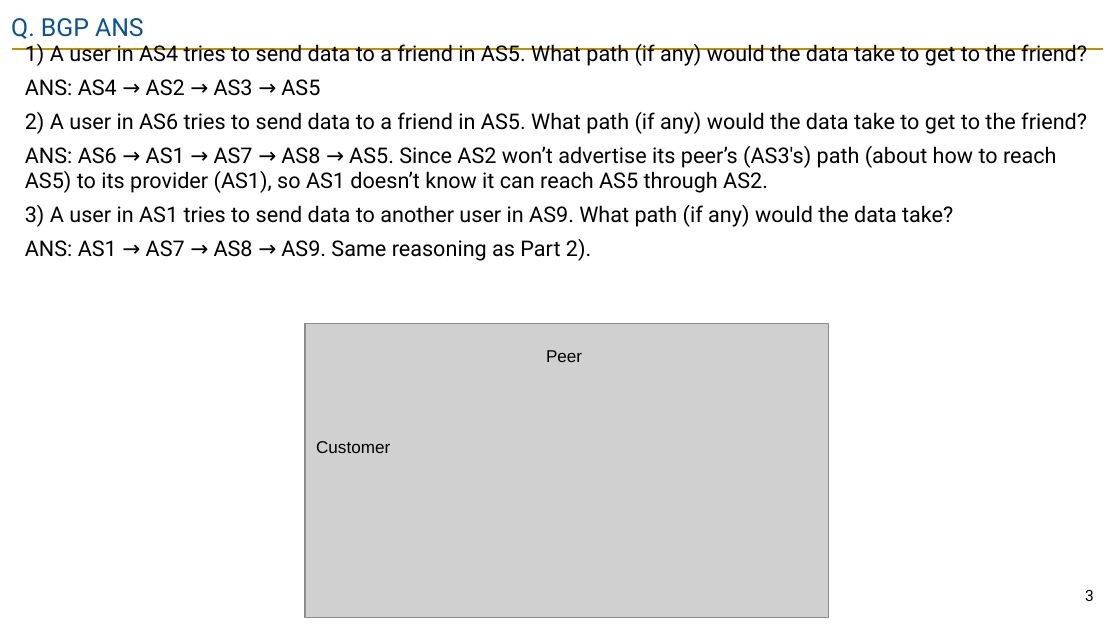
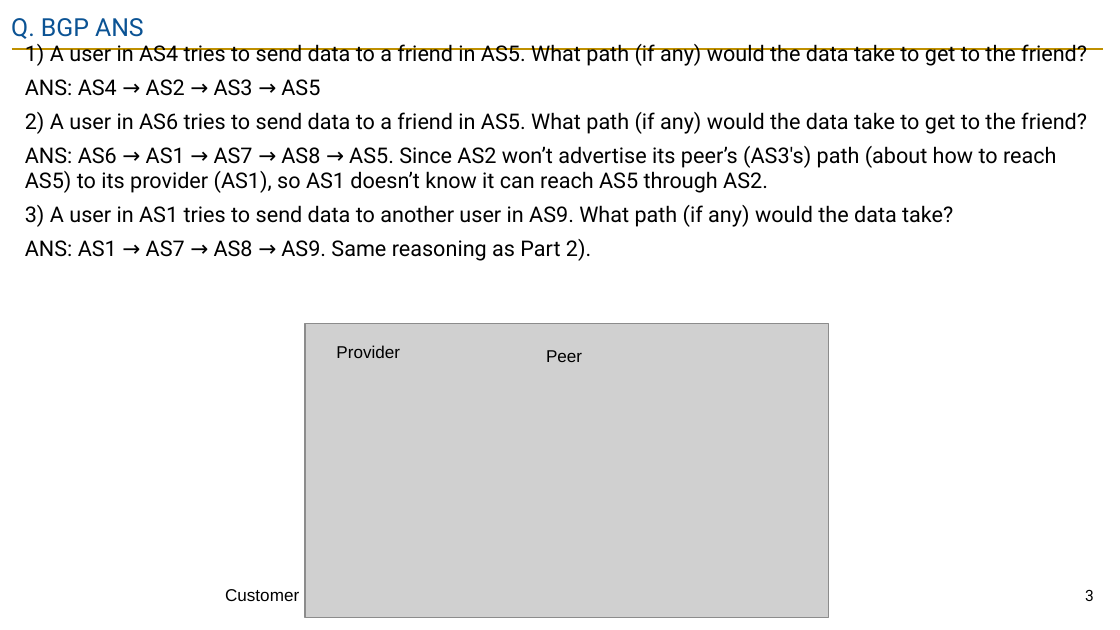
Before and after one commit to guhofstra/CSC175Sp26, a slide deck: slide 3 of PPTs/Lecture 8 - Exercises ANS.pptx. Drawn at 1120x630 pixels with LibreOffice and Linux fonts; fonts in the diff are those of the drawing; grey boxes stand for pictures. Boxes give left, top, right and bottom in pixels: in the first picture for what was removed or moved away, otherwise in the second. Text is boxed around its words. In the diff, an @@ line names an element or a change of style, - is before the commit and + after.

```diff
--- a/PPTs/Lecture 8 - Exercises ANS.pptx
+++ b/PPTs/Lecture 8 - Exercises ANS.pptx
@@ text added at [336, 345, 400, 358], 11 pt, text #000000 @@
+Provider
@@ text "Customer": place and size @@
-text "Customer" at [316, 441, 390, 453]
+text "Customer" at [225, 589, 299, 601]
```
Also in this commit, not shown: 2 other slides changed, 1 slide added, 3 other files.
